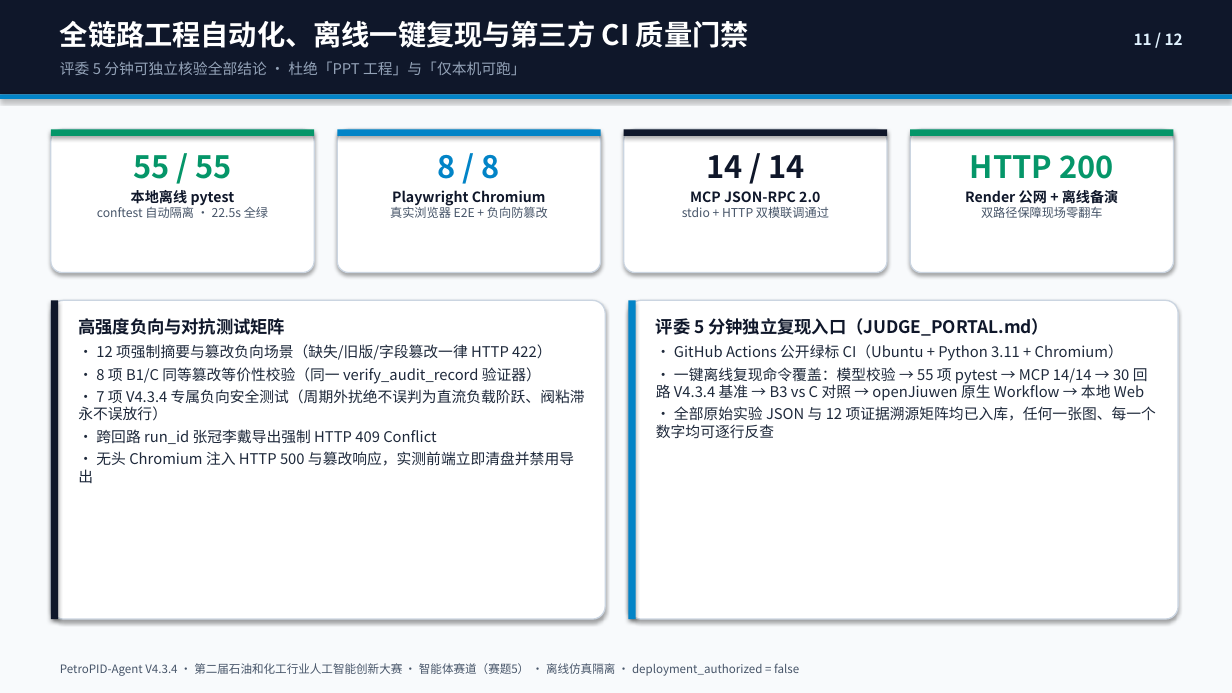
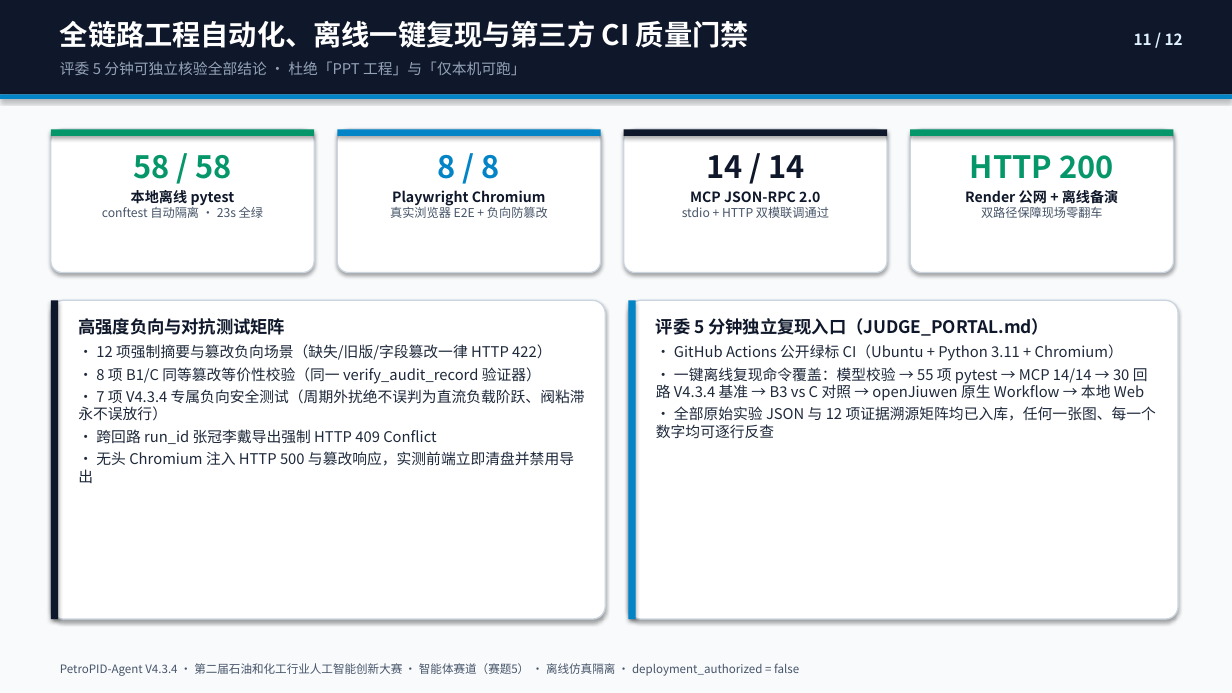
Before and after one commit to zhud41343-alt/PetroPID-Agent, a slide deck: slide 11 of competition_v4/submission_v433/PetroPID-Agent_V4.3.4_终审答辩.pptx. Drawn at 1232x693 pixels with LibreOffice and Linux fonts; fonts in the diff are those of the drawing. Boxes give left, top, right and bottom in pixels: in the first picture for what was removed or moved away, otherwise in the second. Text is boxed around its words. In the diff, an @@ line names an element or a change of style, - is before the commit and + after.

```diff
--- a/competition_v4/submission_v433/PetroPID-Agent_V4.3.4_终审答辩.pptx
+++ b/competition_v4/submission_v433/PetroPID-Agent_V4.3.4_终审答辩.pptx
@@ text at [133, 155, 231, 179]: text changed @@
-55 / 55
+58 / 58
@@ text at [102, 207, 263, 218]: text changed @@
-conftest 自动隔离 · 22.5s 全绿
+conftest 自动隔离 · 23s 全绿
```
Also in this commit, not shown: 3 other slides changed, 19 other files.
